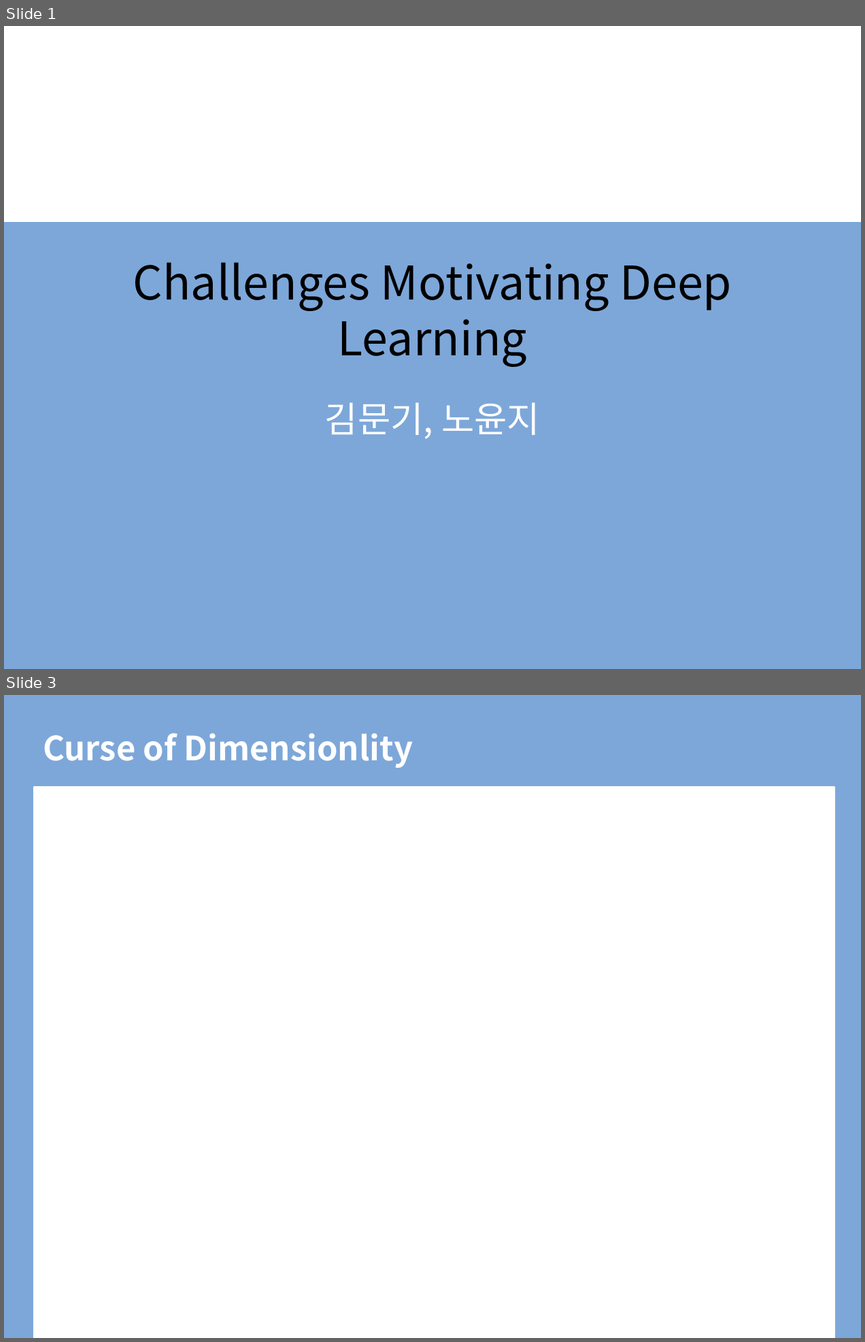
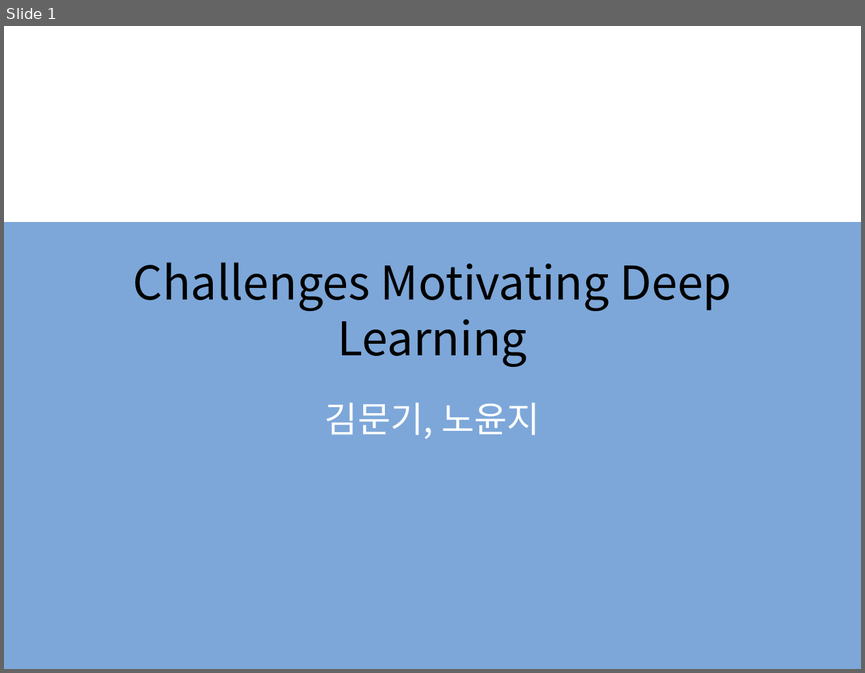
Before and after one commit to BLINK-ONCE/Storage, a slide deck: files/presentation/ppt/5.11 Challenges Motivating Deep Learning.pptx. Shown one above the other, each under a label of ours: slides 1 and 3 before the commit, slide 1 after it; the slides between them are not shown. The pictures are 865x1342 and 865x673 pixels, drawn with LibreOffice and Linux fonts; fonts in the diff are those of the drawing; background and template pictures are left out. Boxes give left, top, right and bottom in pixels: in the first picture for what was removed or moved away, otherwise in the second. Text is boxed around its words. In the diff, an @@ line names an element or a change of style, - is before the commit and + after.

```diff
--- a/files/presentation/ppt/5.11 Challenges Motivating Deep Learning.pptx
+++ b/files/presentation/ppt/5.11 Challenges Motivating Deep Learning.pptx
@@ slide 3 removed at [4,695,861,1338], background #FFFFFF @@
@@ rectangle removed at [4,695,861,1338] @@
@@ title removed at [43,733,413,768] @@
-Curse of Dimensionlity
@@ rectangle removed at [34,787,834,1338] @@
```
Also in this commit, not shown: 1 slide changed, 5 slides added, 7 other slides removed.
